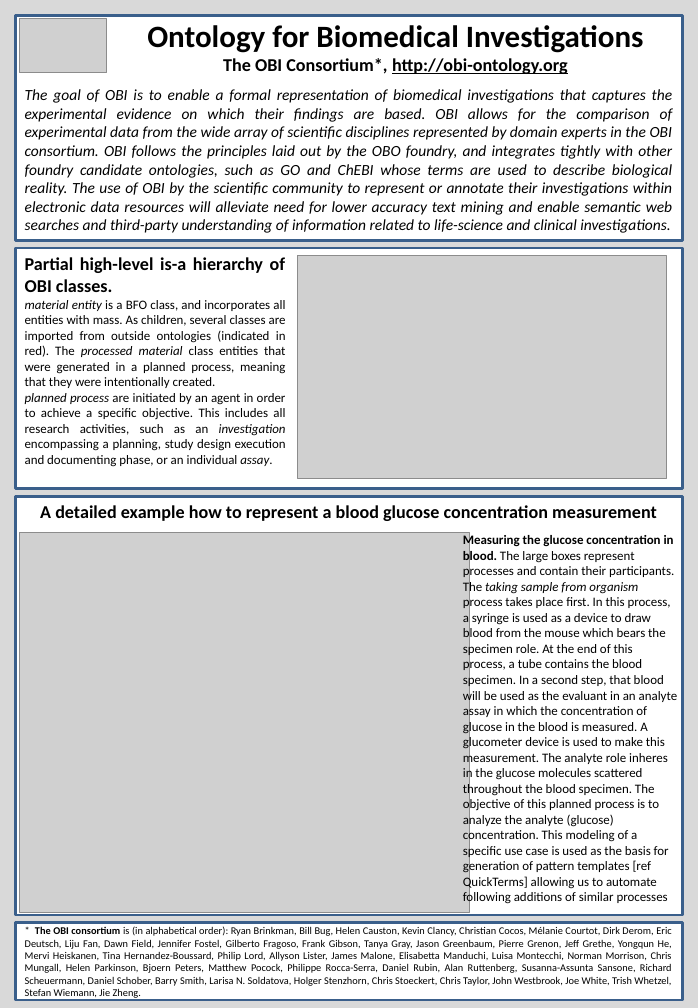
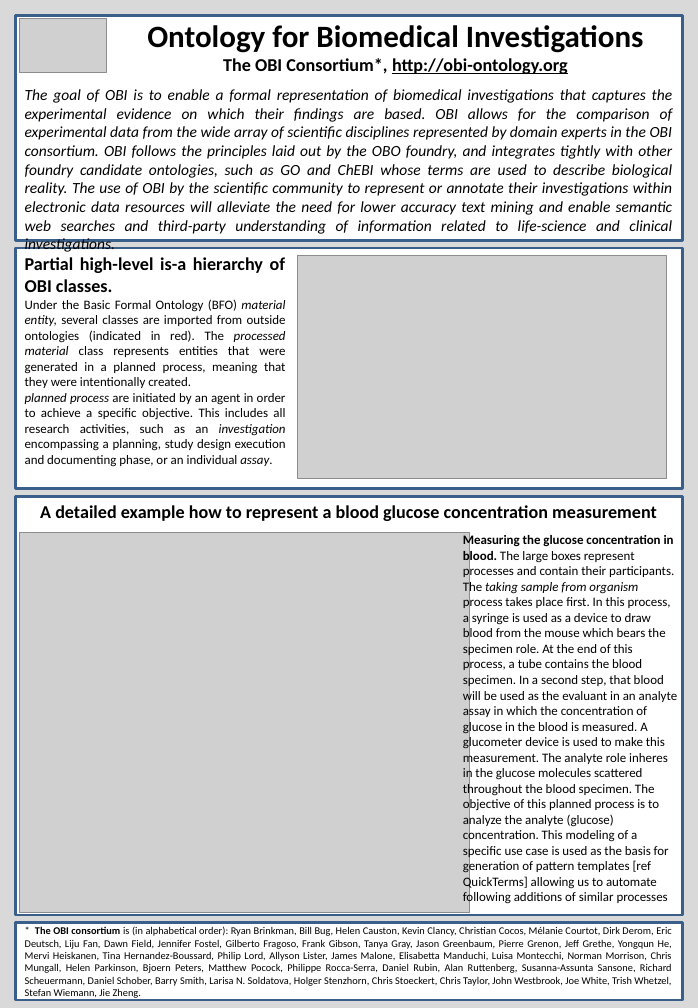
Before and after one commit to jamesaoverton/obi-backup, a slide deck: slide 1 of docs/posters/general_ICBO 2009/Poster.pptx. Drawn at 698x1008 pixels with LibreOffice and Linux fonts; fonts in the diff are those of the drawing; grey boxes stand for pictures. Boxes give left, top, right and bottom in pixels: in the first picture for what was removed or moved away, otherwise in the second. Text is boxed around its words. In the diff, an @@ line names an element or a change of style, - is before the commit and + after.

Commit message:
small update

```diff
--- a/docs/posters/general_ICBO 2009/Poster.pptx
+++ b/docs/posters/general_ICBO 2009/Poster.pptx
@@ text at (x1=25, y1=89, x2=673, y2=252): text changed @@
-The goal of OBI is to enable a formal representation of biomedical investigations that captures the experimental evidence on which their findings are based. OBI allows for the comparison of experimental data from the wide array of scientific disciplines represented by domain experts in the OBI consortium. OBI follows the principles laid out by the OBO foundry, and integrates tightly with other foundry candidate ontologies, such as GO and ChEBI whose terms are used to describe biological reality. The use of OBI by the scientific community to represent or annotate their investigations within electronic data resources will alleviate need for lower accuracy text mining and enable semantic web searches and third-party understanding of information related to life-science and clinical investigations.
+The goal of OBI is to enable a formal representation of biomedical investigations that captures the experimental evidence on which their findings are based. OBI allows for the comparison of experimental data from the wide array of scientific disciplines represented by domain experts in the OBI consortium. OBI follows the principles laid out by the OBO foundry, and integrates tightly with other foundry candidate ontologies, such as GO and ChEBI whose terms are used to describe biological reality. The use of OBI by the scientific community to represent or annotate their investigations within electronic data resources will alleviate the need for lower accuracy text mining and enable semantic web searches and third-party understanding of information related to life-science and clinical investigations.
@@ text at (x1=25, y1=299, x2=286, y2=388): text changed @@
-material entity is a BFO class, and incorporates all entities with mass. As children, several classes are imported from outside ontologies (indicated in red). The processed material class entities that were generated in a planned process, meaning that they were intentionally created.
+Under the Basic Formal Ontology (BFO) material entity, several classes are imported from outside ontologies (indicated in red). The processed material class represents entities that were generated in a planned process, meaning that they were intentionally created.
```
